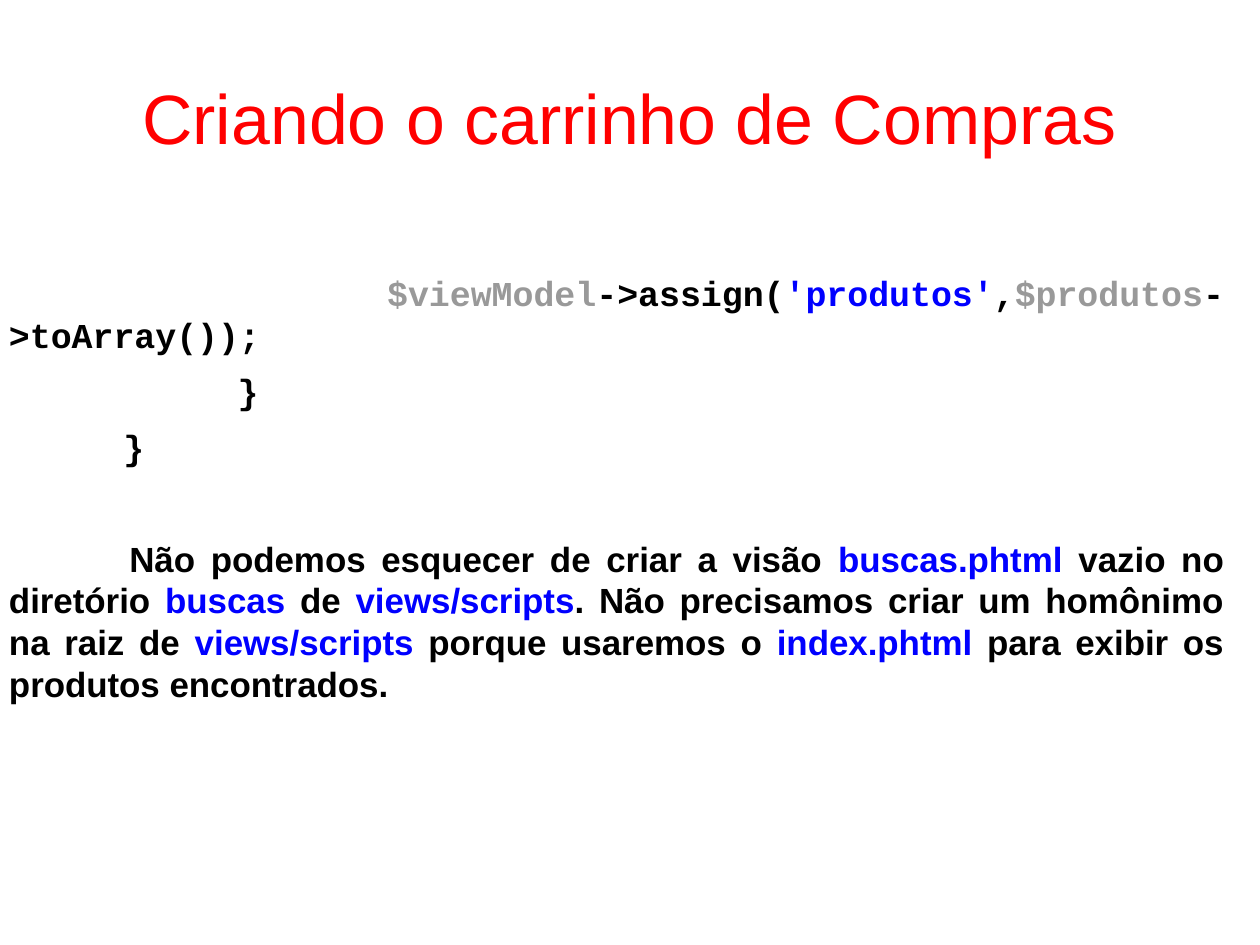
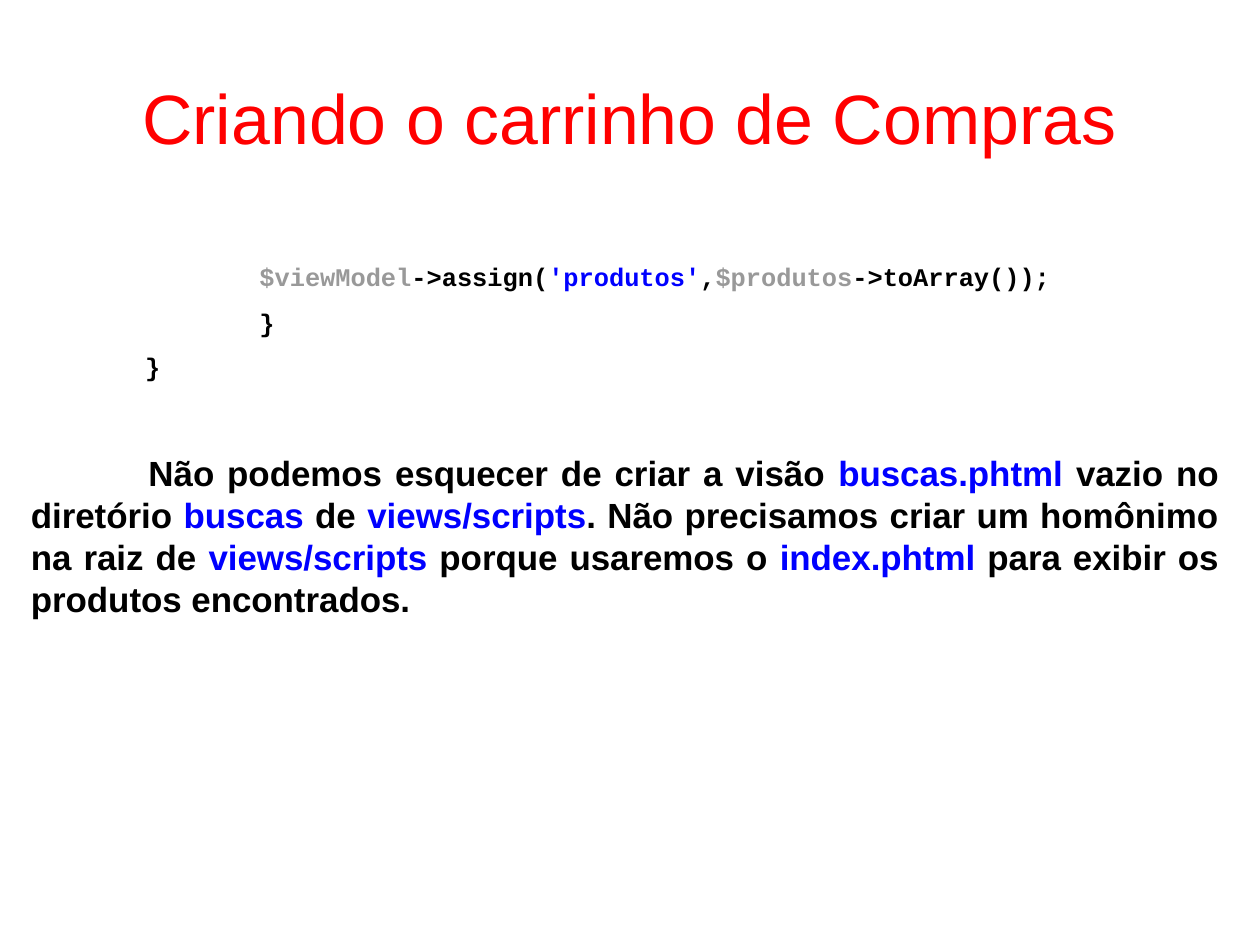
Before and after one commit to fgsl/lojasacme, a slide deck: slide 121 of docs/tutorial.odp. Drawn at 1260x945 pixels with LibreOffice and Linux fonts; fonts in the diff are those of the drawing. Boxes give left, top, right and bottom in pixels: in the first picture for what was removed or moved away, otherwise in the second. Text is boxed around its words. In the diff, an @@ line names an element or a change of style, - is before the commit and + after.

```diff
--- a/docs/tutorial.odp
+++ b/docs/tutorial.odp
@@ text "$viewModel->assign('produtos',$produtos->toArray());": place and size @@
-text "$viewModel->assign('produtos',$produtos->toArray());" at <box>9,282,1224,704</box>
+text "$viewModel->assign('produtos',$produtos->toArray());" at <box>31,267,1219,619</box>
@@ text at <box>259,267,1050,292</box>: size 22 to 16 pt in "$viewModel->assign('produtos',$produtos->toArray());", "}", "}" @@
```
Also in this commit, not shown: 27 other slides changed, 1 slide added, 1 slide removed, 10 other files.
